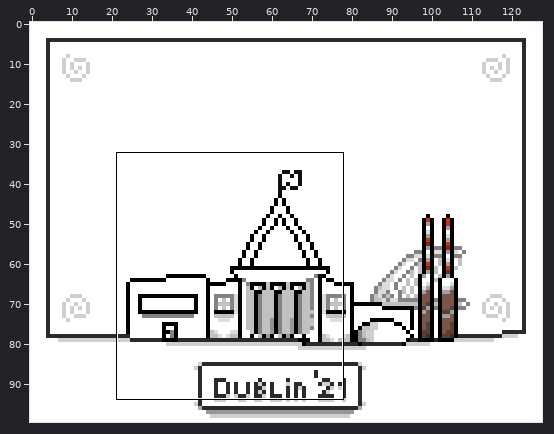
Two versions of one pixel-art file, Dublin21.aseprite. The picture above shows the old version from afar; the outline marks the close-up.
Close-up. Before:
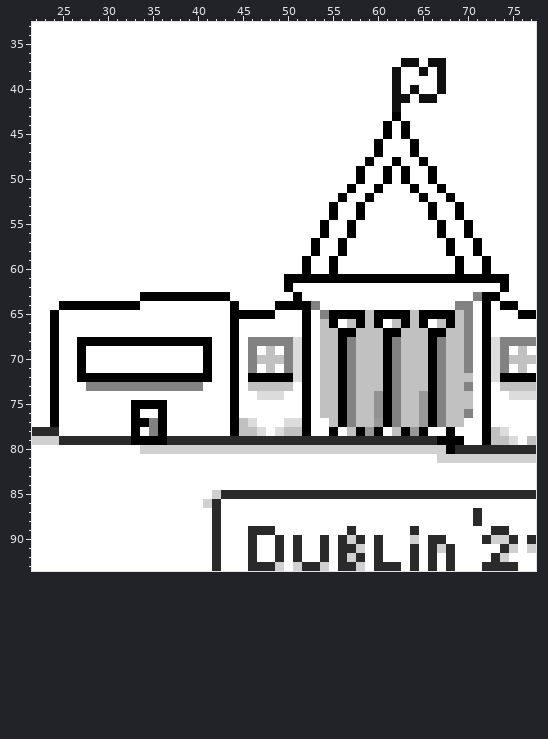
128x100 pixels, 1 frame. Colours within 5 levels of each other are drawn and written as one. Shown: x 22..77, y 33..93. The commit also changed other parts of the picture, which this record leaves out.
After:
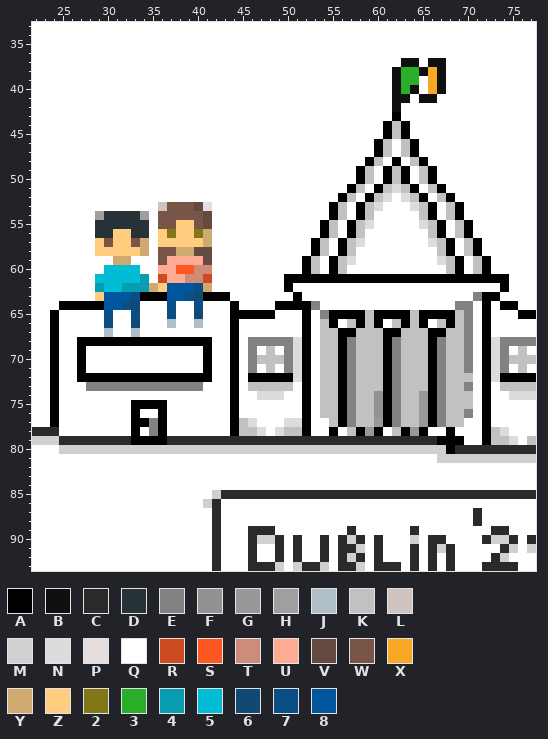
Palette (. is transparent): A #000000  B #101010  C #2a2a2a  D #263238  E #828282  F #929292  G #989898  H #9f9f9f  J #b0bec5  K #c1c1c1  L #d1c4c0  M #d0d0d0  N #dcdcdc  P #e5dedc  Q #ffffff  R #cd4b22  S #ff5722  T #cd8c78  U #ffab91  V #654a40  W #795548  X #f9a825  Y #cea970  Z #ffcc80  2 #827717  3 #2baf2b  4 #089db1  5 #00bcd4  6 #0f4974  7 #094f85  8 #01579b
Changes in this commit:
--- layers "Characters", "DubBuildings", "Frame"
@@ x 61..68 @@
 37 QQBBQBBQ
-38 QBQQBQBQ
-39 QBQQQQBQ
-40 QBQBQQBQ
+38 QB33BXBQ
+39 QB33QXBQ
+40 QB3BQXBQ
 41 QBBQBBQQ
@@ x 22..77 @@
 43 QQQQQQQQQQQQQQQQQQQQQQQQQQQQQQQQQQQQQQQQAQQQQQQQQQQQQQQQ
-44 QQQQQQQQQQQQQQQQQQQQQQQQQQQQQQQQQQQQQQQAQAQQQQQQQQQQQQQQ
-45 QQQQQQQQQQQQQQQQQQQQQQQQQQQQQQQQQQQQQQQAQAQQQQQQQQQQQQQQ
-46 QQQQQQQQQQQQQQQQQQQQQQQQQQQQQQQQQQQQQQAQQQAQQQQQQQQQQQQQ
-47 QQQQQQQQQQQQQQQQQQQQQQQQQQQQQQQQQQQQQQAQQQAQQQQQQQQQQQQQ
-48 QQQQQQQQQQQQQQQQQQQQQQQQQQQQQQQQQQQQQAQQAQQAQQQQQQQQQQQQ
-49 QQQQQQQQQQQQQQQQQQQQQQQQQQQQQQQQQQQQAQQAQAQQAQQQQQQQQQQQ
-50 QQQQQQQQQQQQQQQQQQQQQQQQQQQQQQQQQQQQAQQAQAQQAQQQQQQQQQQQ
-51 QQQQQQQQQQQQQQQQQQQQQQQQQQQQQQQQQQQAQQAQQQAQQAQQQQQQQQQQ
-52 QQQQQQQQQQQQQQQQQQQQQQQQQQQQQQQQQQAQQAQQQQQAQQAQQQQQQQQQ
-53 QQQQQQQQQQQQQQQQQQQQQQQQQQQQQQQQQAQQAQQQQQQQAQQAQQQQQQQQ
-54 QQQQQQQQQQQQQQQQQQQQQQQQQQQQQQQQQAQQAQQQQQQQAQQAQQQQQQQQ
-55 QQQQQQQQQQQQQQQQQQQQQQQQQQQQQQQQAQQAQQQQQQQQQAQQAQQQQQQQ
-56 QQQQQQQQQQQQQQQQQQQQQQQQQQQQQQQQAQQAQQQQQQQQQAQQAQQQQQQQ
-57 QQQQQQQQQQQQQQQQQQQQQQQQQQQQQQQAQQAQQQQQQQQQQQAQQAQQQQQQ
-58 QQQQQQQQQQQQQQQQQQQQQQQQQQQQQQQAQQAQQQQQQQQQQQAQQAQQQQQQ
-59 QQQQQQQQQQQQQQQQQQQQQQQQQQQQQQAQQAQQQQQQQQQQQQQAQQAQQQQQ
-60 QQQQQQQQQQQQQQQQQQQQQQQQQQQQQQAQQAQQQQQQQQQQQQQAQQAQQQQQ
-61 QQQQQQQQQQQQQQQQQQQQQQQQQQQQAAAAAAAAAAAAAAAAAAAAAAAAAQQQ
-62 QQQQQQQQQQQQQQQQQQQQQQQQQQQQAQQQQQQQQQQQQQQQQQQQQQQQAQQQ
-63 QQQQQQQQQQQQAAAAAAAAAAQQQQQQQAQQQQQQQQQQQQQQQQQQQEAAQQQQ
-64 QQQAAAAAAAAAQQQQQQQQQQAQQQQAAAAEQQQQQQQQQQQQQQQEEQAQAAQQ
-65 QQAQQQQQQQQQQQQQQQQQQQAAAAAQQQAQEAAAAKAAAAKAAAAKEQAQQQAA
-66 QQAQQQQQQQQQQQQQQQQQQQAQQQQQQQAQKAQKAKAQKAKAQKAKEQAQQQQQ
-67 QQAQQQQQQQQQQQQQQQQQQQAQQQQQQQAQKKAAKKKAAKKKAAKKEQAQQQQQ
+44 QQQQQQQQQQQQQQQQQQQQQQQQQQQQQQQQQQQQQQQAKAQQQQQQQQQQQQQQ
+45 QQQQQQQQQQQQQQQQQQQQQQQQQQQQQQQQQQQQQQQAKAQQQQQQQQQQQQQQ
+46 QQQQQQQQQQQQQQQQQQQQQQQQQQQQQQQQQQQQQQAKQKAQQQQQQQQQQQQQ
+47 QQQQQQQQQQQQQQQQQQQQQQQQQQQQQQQQQQQQQQAKQKAQQQQQQQQQQQQQ
+48 QQQQQQQQQQQQQQQQQQQQQQQQQQQQQQQQQQQQQAKQAQKAQQQQQQQQQQQQ
+49 QQQQQQQQQQQQQQQQQQQQQQQQQQQQQQQQQQQQAKQAKAQKAQQQQQQQQQQQ
+50 QQQQQQQQQQQQQQQQQQQQQQQQQQQQQQQQQQQQAKQAKAQKAQQQQQQQQQQQ
+51 QQQQQQQQQQQQQQQQQQQQQQQQQQQQQQQQQQQAKQAKNKAQKAQQQQQQQQQQ
+52 QQQQQQQQQQQQQQQQQQQQQQQQQQQQQQQQQQAKQAKNQNKAQKAQQQQQQQQQ
+53 QQQQQQQQQQQQQQLWWWVPQQQQQQQQQQQQQAKQAKNQQQNKAQKAQQQQQQQQ
+54 QQQQQQQHDDDDHQWWWWWVQQQQQQQQQQQQQAKQAKQQQQQKAQKAQQQQQQQQ
+55 QQQQQQQDDDDDDQWWZZWVQQQQQQQQQQQQAKQAKNQQQQQNKAQKAQQQQQQQ
+56 QQQQQQQDDZZDDQZ2ZZ2YQQQQQQQQQQQQAKQAKQQQQQQQKAQKAQQQQQQQ
+57 QQQQQQQZWZZWYQZZZZZYQQQQQQQQQQQAKQAKNQQQQQQQNKAQKAQQQQQQ
+58 QQQQQQQZZZZZYQWWYYVVQQQQQQQQQQQAKQAKQQQQQQQQQKAQKAQQQQQQ
+59 QQQQQQQQQYYQQQWUUUUVQQQQQQQQQQAKQAKNQQQQQQQQQNKAQKAQQQQQ
+60 QQQQQQQQ5555QQUUSSTTQQQQQQQQQQAKQAKQQQQQQQQQQQKAQKAQQQQQ
+61 QQQQQQQ555554QRUUTTRQQQQQQQQAAAAAAAAAAAAAAAAAAAAAAAAAQQQ
+62 QQQQQQQ455444YZ8887YQQQQQQQQAQQQQQQQQQQQQQQQQQQQQQQQAQQQ
+63 QQQQQQQZ8887AAA8876AAAQQQQQQQAQQQQQQQQQQQQQQQQQQQEAAQQQQ
+64 QQQAAAAA8876QQQ7QQ7QQQAQQQQAAAAEQQQQQQQQQQQQQQQEEQAQAAQQ
+65 QQAQQQQQ7QQ7QQQ7QQ6QQQAAAAAQQQAQEAAAAKAAAAKAAAAKEQAQQQAA
+66 QQAQQQQQ7QQ6QQQJQQJQQQAQQQQQQQAQKAQKAKAQKAKAQKAKEQAQQQQQ
+67 QQAQQQQQJQQJQQQQQQQQQQAQQQQQQQAQKKAAKKKAAKKKAAKKEQAQQQQQ
 68 QQAQQAAAAAAAAAAAAAAAQQAQEEEEENAQKKAEKKKAEKKKAEKKEQANEEEE
@@ x 23..35 @@
 79 MMCCCCCCCCAAA
-80 QQQQQQQQQQQMM
+80 QQMMMMMMMMMMM
 81 QQQQQQQQQQQQQ
@@ x 45..50 @@
 89 QCCCQQ
-90 QCQQCQ
+90 QCMMCQ
 91 QCQQCQ
Pixel boxes of the changes (left, top, right, bottom) in both close-ups:
changed: (311, 67, 482, 274)
changed: (95, 202, 212, 337)
changed: (59, 445, 140, 454)
changed: (257, 535, 275, 544)
